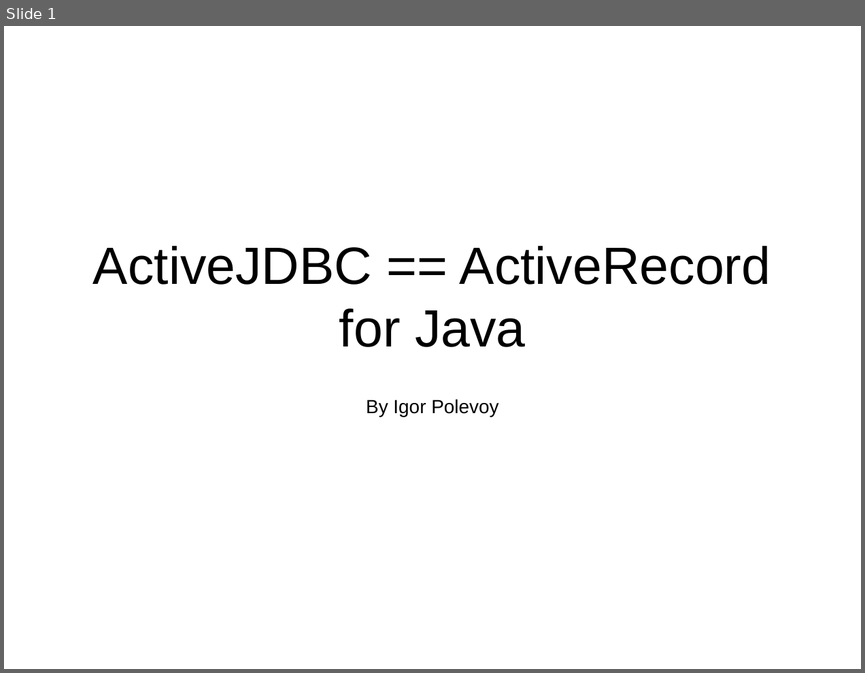
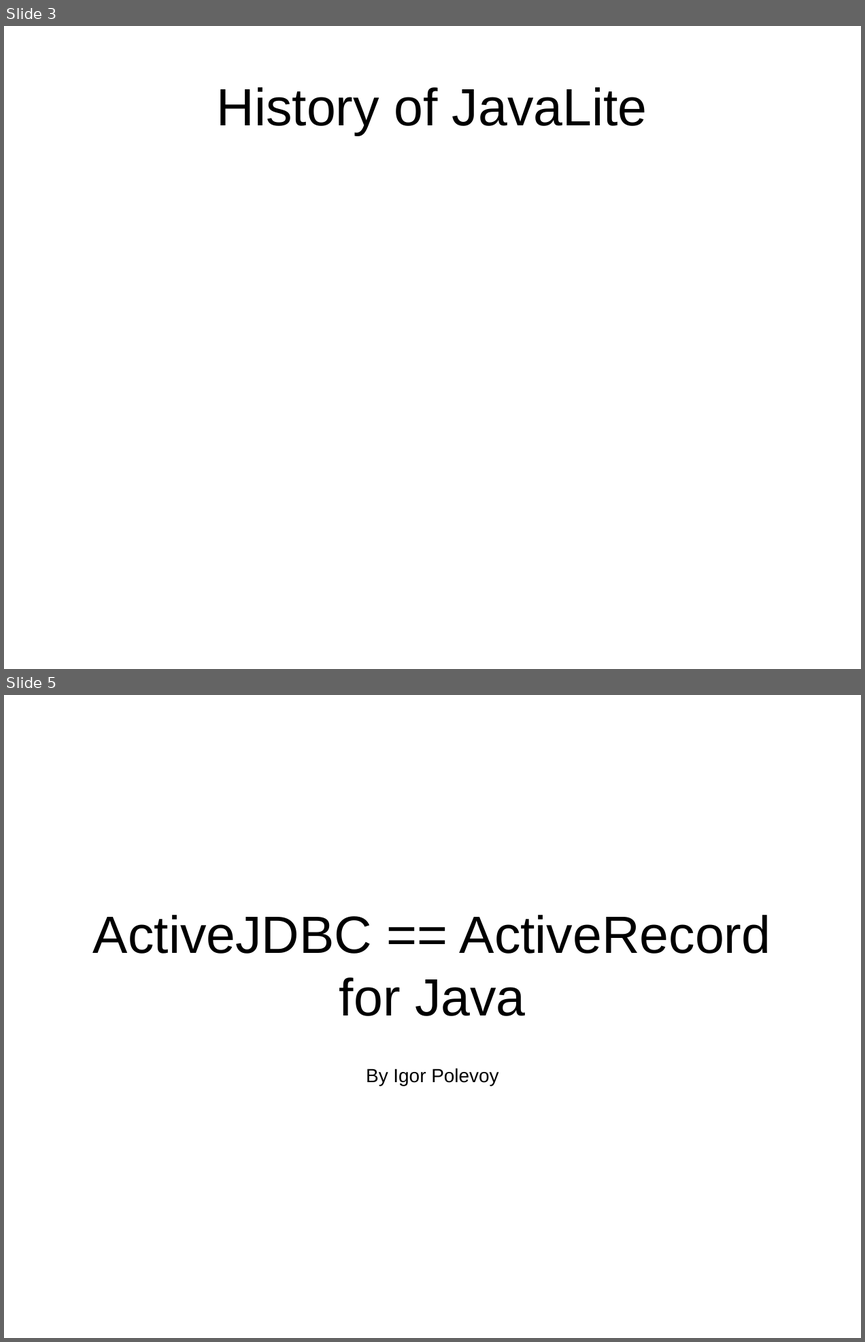
Before and after one commit to javalite/javalite, a slide deck: doc/cjug.odp. Shown one above the other, each under a label of ours: slide 1 before the commit, slides 3 and 5 after it; the slides between them are not shown. The pictures are 865x673 and 865x1342 pixels, drawn with LibreOffice and Linux fonts; fonts in the diff are those of the drawing. Boxes give left, top, right and bottom in pixels: in the first picture for what was removed or moved away, otherwise in the second. Text is boxed around its words. In the diff, an @@ line names an element or a change of style, - is before the commit and + after.

```diff
--- a/doc/cjug.odp
+++ b/doc/cjug.odp
@@ slide 3 added at <box>4,26,861,669</box>, background #FFFFFF @@
@@ title added at <box>217,87,647,135</box>, 44 pt, text #000000 @@
+History of JavaLite
@@ what was slide 1 is now slide 5 @@
```
Also in this commit, not shown: 1 slide changed, 3 other slides added.
